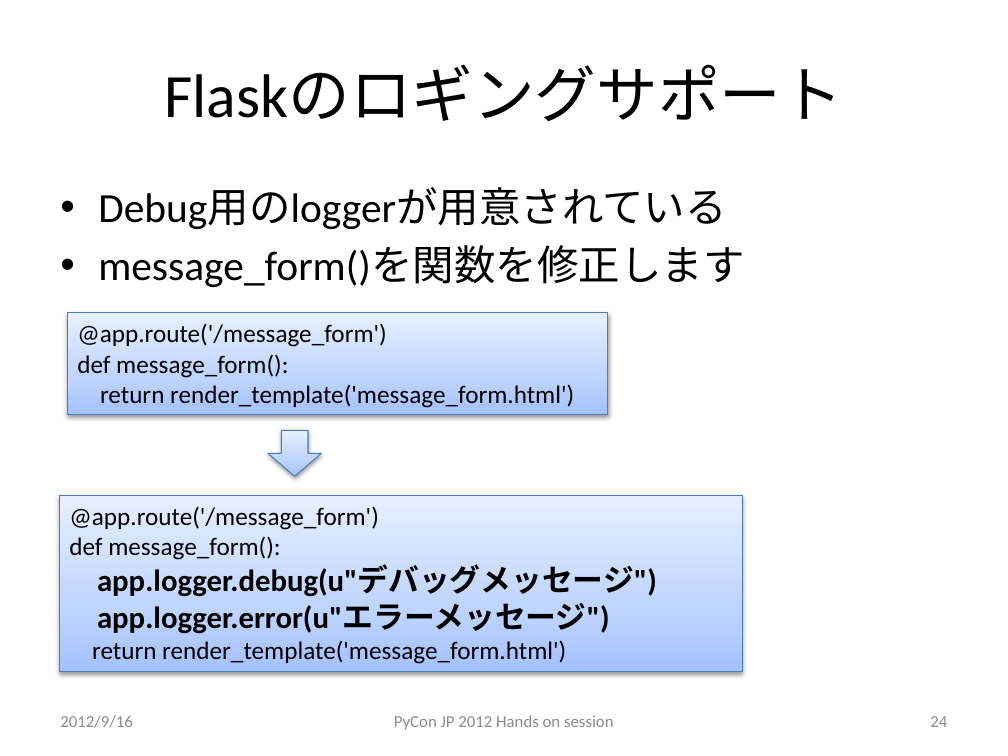
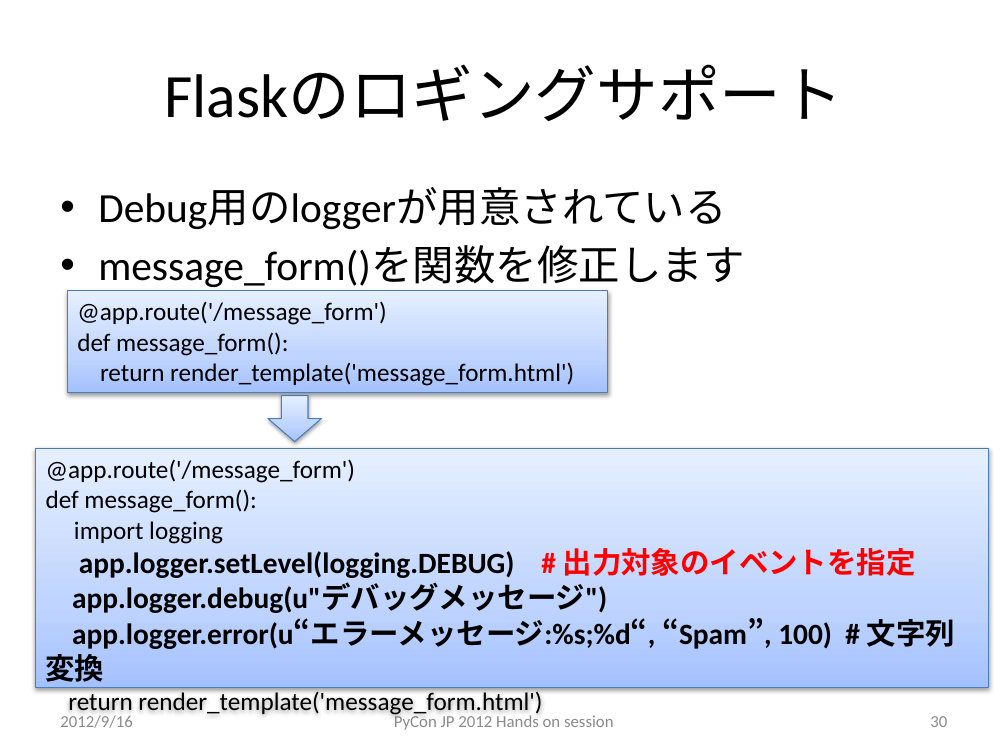
Before and after one commit to atsuoishimoto/pyconjp_2012, a slide deck: slide 30 of PyConJP_2012.pptx (slide 24 before the commit). Drawn at 1008x756 pixels with LibreOffice and Linux fonts; fonts in the diff are those of the drawing. Boxes give left, top, right and bottom in pixels: in the first picture for what was removed or moved away, otherwise in the second. Text is boxed around its words. In the diff, an @@ line names an element or a change of style, - is before the commit and + after.

```diff
--- a/PyConJP_2012.pptx
+++ b/PyConJP_2012.pptx
@@ rectangle "@app.route('/message_form')": place and size @@
-rectangle "@app.route('/message_form')" at bbox=[68, 312, 607, 414]
+rectangle "@app.route('/message_form')" at bbox=[68, 290, 607, 392]
@@ down arrow: place and size @@
-down arrow at bbox=[268, 430, 322, 477]
+down arrow at bbox=[268, 396, 322, 443]
@@ rectangle "@app.route('/message_form')": place and size @@
-rectangle "@app.route('/message_form')" at bbox=[59, 495, 742, 671]
+rectangle "@app.route('/message_form')" at bbox=[35, 449, 988, 687]
@@ text in rectangle at bbox=[74, 521, 916, 578]: paragraphs added @@
+import logging
+app.logger.setLevel(logging.DEBUG) # 出力対象のイベントを指定
@@ text in rectangle at bbox=[72, 584, 607, 613]: size 22 to 21 pt in "app.logger.debug(u"デバッグメッセージ")" @@
@@ text in rectangle at bbox=[46, 618, 955, 682]: text changed; size 22 to 21 pt @@
-app.logger.error(u"エラーメッセージ")
+app.logger.error(u“エラーメッセージ:%s;%d“, “Spam”, 100) # 文字列変換
@@ page number at bbox=[930, 716, 947, 727]: text changed @@
-24
+30
```
Also in this commit, not shown: 1 other slide changed, 6 slides added, 2 other files.
